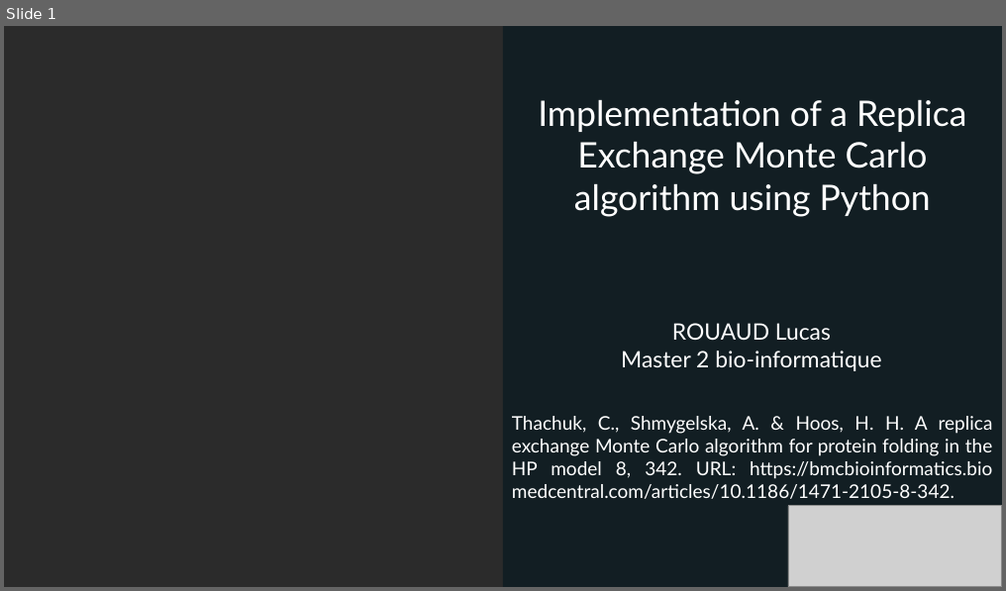
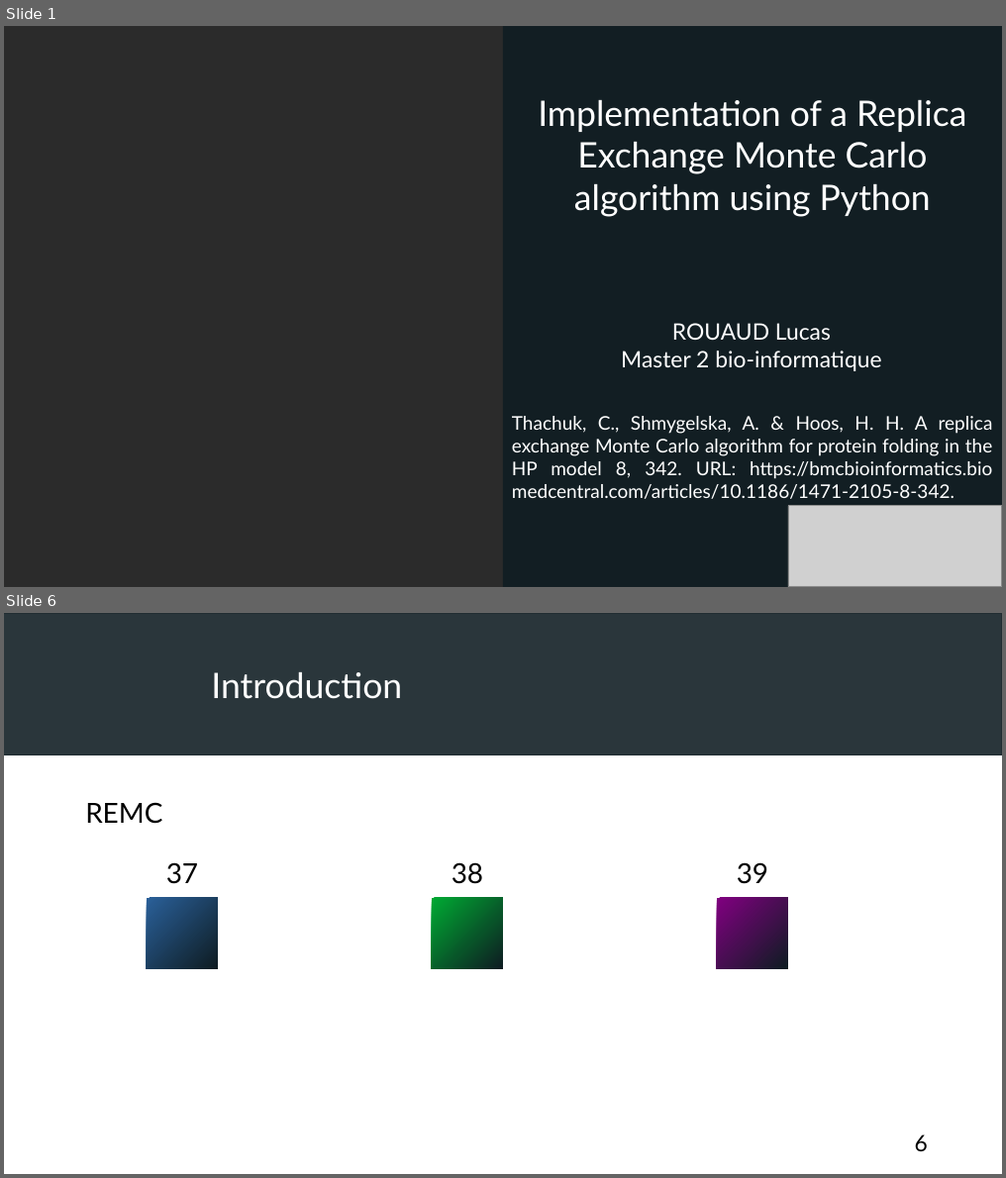
Before and after one commit to FilouPlains/PROJECT_PY_MONTE_CARLO, a slide deck: doc/presentation/ROUAUD_presentation.odp. Shown one above the other, each under a label of ours: slide 1 before the commit, slides 1 and 6 after it; the slides between them are not shown. The pictures are 1006x591 and 1006x1178 pixels, drawn with LibreOffice and Linux fonts; fonts in the diff are those of the drawing; grey boxes stand for pictures; background and template pictures are left out; a plain dark background stands for a picture behind light text. Boxes give left, top, right and bottom in pixels: in the first picture for what was removed or moved away, otherwise in the second. Text is boxed around its words. In the diff, an @@ line names an element or a change of style, - is before the commit and + after.

```diff
--- a/doc/presentation/ROUAUD_presentation.odp
+++ b/doc/presentation/ROUAUD_presentation.odp
@@ slide 6 added at box(4, 613, 1002, 1174), background #FFFFFF @@
@@ picture added at box(4, 613, 1002, 756) @@
@@ rectangle added at box(4, 613, 1002, 756), fill #0E1C22 at 85% opacity @@
@@ text added at box(211, 672, 402, 699), 28 pt, text #FFFFFF @@
+Introduction
@@ text added at box(85, 802, 162, 824), 22 pt, text #000000 @@
+REMC
@@ text added at box(166, 862, 198, 884), 22 pt, text #000000 @@
+37
@@ text added at box(451, 862, 483, 884), 22 pt, text #000000 @@
+38
@@ text added at box(737, 862, 768, 884), 22 pt, text #000000 @@
+39
@@ rectangle added at box(147, 898, 218, 969), fill gradient #2A6099 to #0E1C22 @@
@@ rectangle added at box(432, 898, 503, 969), fill gradient #00A933 to #0E1C22 @@
@@ rectangle added at box(717, 898, 788, 969), fill gradient #800080 to #0E1C22 @@
@@ page number added at box(915, 1135, 928, 1152), 18 pt, text #000000 @@
+6
```
Also in this commit, not shown: 8 slides changed, 15 other slides added, 4 slides removed, 1 other file.
